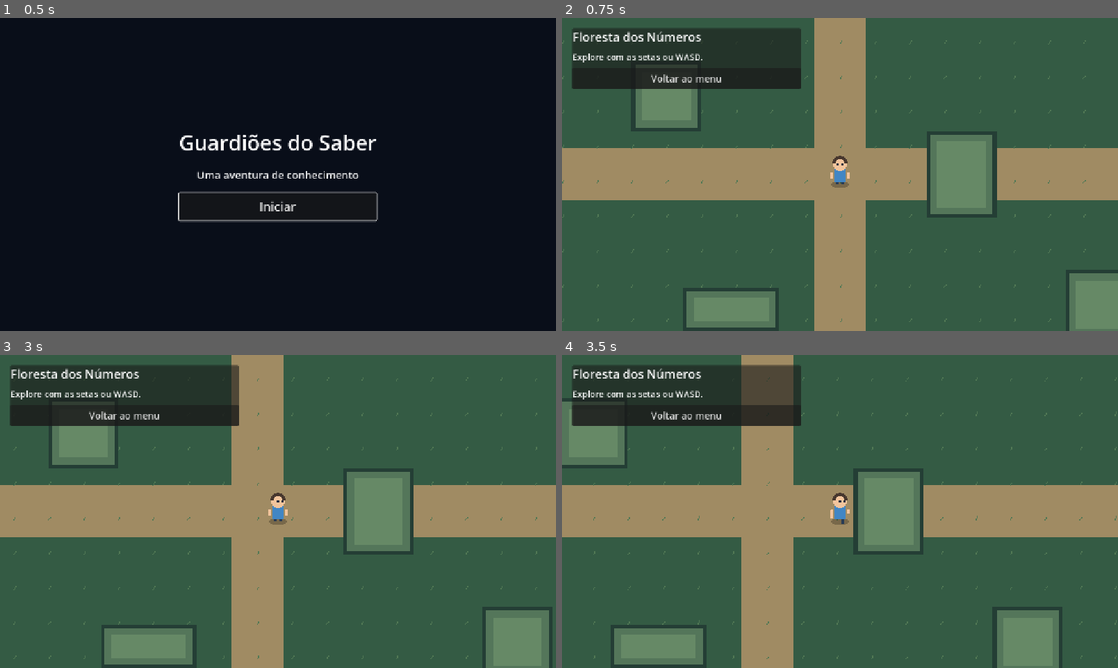
Above: before the commit, frames 1-4 (two rows, left to right).
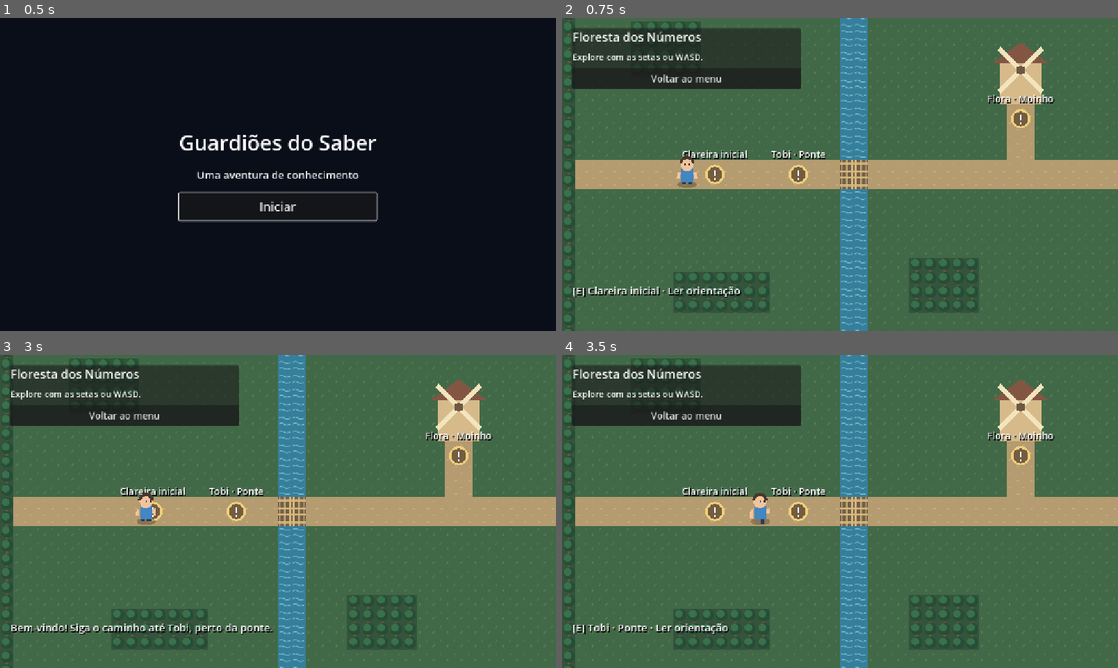
Above: after the commit, the same moments.

Repository: ArthurSalesse/Guardioes-do-Saber
Game: Godot game, scene res://scenes/main.tscn
Two runs of this game, one before a commit and one after it. Both use one fixed random seed, a clock stepped at 60 frames per second and the inputs below.
Inputs:
- Up to frame 1 (0.5 s): no input
- Up to frame 2 (0.75 s): click "Iniciar" at 0.5 s
- Up to frame 3 (3 s): click "Voltar ao menu" at 1.25 s; click "Iniciar" at 2 s; tap Enter at 2.75 s; hold Right (move_right) from 2.78 s (still down); hold E (interact, bound only after the commit) from 2.78 s (still down)
- Up to frame 4 (3.5 s): keep holding Right (move_right); keep holding E (interact, bound only after the commit)

Frame 1 is identical in both runs. In frame 2, 27% of the frame differs, in the area x 0-100%, y 0-100%; in frame 3, 30%; in frame 4, 30%.

Commit message:
feat: cria mapa da floresta e bloqueios por progresso (#6)

Diff:
--- /dev/null
+++ b/game/assets/forest_tiles.svg
@@ -0,0 +1,9 @@
+<svg xmlns="http://www.w3.org/2000/svg" width="224" height="32" viewBox="0 0 224 32">
+<rect width="32" height="32" fill="#426947"/><path d="M5 24l3-5m13-7l3-5" stroke="#608453" stroke-width="2"/>
+<rect x="32" width="32" height="32" fill="#b49b70"/><path d="M36 9h5m13 16h6" stroke="#c9b084" stroke-width="2"/>
+<rect x="64" width="32" height="32" fill="#367f9c"/><path d="M66 9q6-4 12 0t14 0M66 23q6-4 12 0t14 0" fill="none" stroke="#79bccc" stroke-width="2"/>
+<rect x="96" width="32" height="32" fill="#35543b"/><rect x="109" y="19" width="6" height="13" fill="#72523e"/><circle cx="112" cy="14" r="14" fill="#254d37"/><circle cx="109" cy="11" r="9" fill="#3a704b"/>
+<rect x="128" width="32" height="32" fill="#526473"/><path d="M131 29l3-23 14-4 10 12-2 15z" fill="#7e9197"/><path d="M136 9l10-3 7 9" fill="none" stroke="#b0bdbc" stroke-width="2"/>
+<rect x="160" width="32" height="32" fill="#ad7848"/><path d="M160 2h32m-32 9h32m-32 10h32m-32 9h32" stroke="#654f3a" stroke-width="2"/>
+<rect x="192" width="32" height="32" fill="#705e48"/><path d="M196 0v32m12-32v32m12-32v32M192 7h32m-32 18h32" stroke="#d7b77c" stroke-width="4"/>
+</svg>
--- a/game/project.godot
+++ b/game/project.godot
@@ -35,6 +35,11 @@
 "events": [Object(InputEventKey,"physical_keycode":4194322), Object(InputEventKey,"physical_keycode":83)]
 }
 
+interact={
+"deadzone": 0.2,
+"events": [Object(InputEventKey,"physical_keycode":69)]
+}
+
 [rendering]
 renderer/rendering_method="gl_compatibility"
 renderer/rendering_method.mobile="gl_compatibility"
--- /dev/null
+++ b/game/scenes/forest.tscn
@@ -0,0 +1,33 @@
+[gd_scene load_steps=4 format=3]
+[ext_resource type="Script" path="res://scripts/world.gd" id="1"]
+[ext_resource type="Script" path="res://scripts/mission_progress.gd" id="2"]
+[ext_resource type="PackedScene" path="res://scenes/interaction_point.tscn" id="3"]
+[node name="World" type="Node2D"]
+script = ExtResource("1")
+[node name="Ground" type="TileMapLayer" parent="."]
+z_index = -2
+[node name="Obstacles" type="TileMapLayer" parent="."]
+z_index = -1
+[node name="Progress" type="Node" parent="."]
+script = ExtResource("2")
+[node name="Points" type="Node2D" parent="."]
+[node name="Welcome" parent="Points" instance=ExtResource("3")]
+position = Vector2(352, 544)
+point_id = &"welcome"
+title = "Clareira inicial"
+instruction = "Bem-vindo! Siga o caminho até Tobi, perto da ponte."
+[node name="Bridge" parent="Points" instance=ExtResource("3")]
+position = Vector2(544, 544)
+point_id = &"bridge"
+title = "Tobi · Ponte"
+instruction = "A ponte precisa de 12 tábuas. Ajude Tobi na missão A Ponte Quebrada."
+[node name="Mill" parent="Points" instance=ExtResource("3")]
+position = Vector2(1056, 416)
+point_id = &"mill"
+title = "Flora · Moinho"
+instruction = "O moinho parou! Ajude Flora a distribuir 20 unidades de energia."
+[node name="Cave" parent="Points" instance=ExtResource("3")]
+position = Vector2(1632, 544)
+point_id = &"crystal"
+title = "Caverna do Cristal"
+instruction = "Aqui está o Cristal do Conhecimento. Três pedestais aguardam sua ajuda."
--- a/game/scenes/game.tscn
+++ b/game/scenes/game.tscn
@@ -1,7 +1,7 @@
 [gd_scene load_steps=4 format=3]
 
 [ext_resource type="Script" path="res://scripts/game.gd" id="1"]
-[ext_resource type="Script" path="res://scripts/world.gd" id="2"]
+[ext_resource type="PackedScene" path="res://scenes/forest.tscn" id="2"]
 [ext_resource type="PackedScene" path="res://scenes/player.tscn" id="3"]
 
 [node name="Game" type="Control"]
@@ -14,11 +14,10 @@
 mouse_filter = 2
 script = ExtResource("1")
 
-[node name="World" type="Node2D" parent="."]
-script = ExtResource("2")
+[node name="World" parent="." instance=ExtResource("2")]
 
 [node name="Player" parent="World" instance=ExtResource("3")]
-position = Vector2(960, 540)
+position = Vector2(288, 544)
 
 [node name="HUD" type="CanvasLayer" parent="."]
 
@@ -47,3 +46,16 @@
 layout_mode = 2
 theme_override_font_sizes/font_size = 22
 text = "Voltar ao menu"
+
+[node name="Message" type="Label" parent="HUD"]
+offset_left = 24.0
+offset_top = 610.0
+offset_right = 760.0
+offset_bottom = 702.0
+theme_override_colors/font_color = Color(1, 1, 1, 1)
+theme_override_colors/font_shadow_color = Color(0, 0, 0, 1)
+theme_override_constants/shadow_offset_x = 2
+theme_override_constants/shadow_offset_y = 2
+theme_override_font_sizes/font_size = 24
+autowrap_mode = 2
+text = "Procure os sinais de ! e pressione E para ler."
--- /dev/null
+++ b/game/scenes/interaction_point.tscn
@@ -0,0 +1,20 @@
+[gd_scene load_steps=3 format=3]
+[ext_resource type="Script" path="res://scripts/interaction_point.gd" id="1"]
+[sub_resource type="CircleShape2D" id="Range"]
+radius = 90.0
+[node name="InteractionPoint" type="Area2D"]
+collision_layer = 0
+collision_mask = 2
+script = ExtResource("1")
+[node name="Range" type="CollisionShape2D" parent="."]
+shape = SubResource("Range")
+[node name="Title" type="Label" parent="."]
+offset_left = -140.0
+offset_top = -62.0
+offset_right = 140.0
+offset_bottom = -28.0
+theme_override_colors/font_shadow_color = Color(0, 0, 0, 1)
+theme_override_constants/shadow_offset_x = 2
+theme_override_constants/shadow_offset_y = 2
+theme_override_font_sizes/font_size = 22
+horizontal_alignment = 1
--- a/game/scripts/game.gd
+++ b/game/scripts/game.gd
@@ -4,6 +4,7 @@
 
 
 func _ready() -> void:
+	$World.message_changed.connect(func(text: String): $HUD/Message.text = text)
 	$HUD/Panel/Content/Back.pressed.connect(func(): navigate.emit(&"menu"))
 	# Setas controlam o personagem; Tab ainda permite selecionar o botão.
 	$HUD/Panel/Content/Back.focus_neighbor_left = $HUD/Panel/Content/Back.get_path()
--- /dev/null
+++ b/game/scripts/interaction_point.gd
@@ -0,0 +1,20 @@
+extends Area2D
+
+@export var point_id: StringName
+@export var title := ""
+@export_multiline var instruction := ""
+
+
+func _ready() -> void:
+	$Title.text = title
+
+
+func contains_player(player: CharacterBody2D) -> bool:
+	return overlaps_body(player)
+
+
+func _draw() -> void:
+	draw_circle(Vector2.ZERO, 22, Color("f0cf7b"))
+	draw_circle(Vector2.ZERO, 17, Color("735d41"))
+	draw_line(Vector2(0, -9), Vector2(0, 3), Color.WHITE, 4)
+	draw_circle(Vector2(0, 10), 2, Color.WHITE)
--- /dev/null
+++ b/game/scripts/mission_progress.gd
@@ -0,0 +1,21 @@
+extends Node
+## Integração para os futuros controladores de missões; somente nesta sessão.
+
+signal changed
+const ORDER: Array[StringName] = [&"bridge", &"mill", &"crystal"]
+var _completed: Array[StringName] = []
+
+
+func is_completed(mission: StringName) -> bool:
+	return mission in _completed
+
+
+func complete_mission(mission: StringName) -> bool:
+	if mission not in ORDER or mission in _completed:
+		return false
+	var index := ORDER.find(mission)
+	if index > 0 and not is_completed(ORDER[index - 1]):
+		return false
+	_completed.append(mission)
+	changed.emit()
+	return true
--- a/game/scripts/world.gd
+++ b/game/scripts/world.gd
@@ -1,41 +1,142 @@
 extends Node2D
-## Área provisória; retângulos visuais e colisores compartilham a mesma geometria.
+## Layout determinístico: 60×34 tiles de 32px, três regiões sequenciais.
 
-const SIZE := Vector2(1920, 1080)
-const WALLS: Array[Rect2] = [
-	Rect2(0, 0, 1920, 32), Rect2(0, 1048, 1920, 32),
-	Rect2(0, 32, 32, 1016), Rect2(1888, 32, 32, 1016),
-]
-const OBSTACLES: Array[Rect2] = [
-	Rect2(1160, 440, 160, 200), Rect2(480, 280, 160, 160),
-	Rect2(600, 800, 220, 100), Rect2(1480, 760, 160, 160),
-]
+signal message_changed(text: String)
+signal interaction_requested(point_id: StringName)
+
+const GRASS := 0
+const PATH := 1
+const WATER := 2
+const TREE := 3
+const ROCK := 4
+const BRIDGE := 5
+const GATE := 6
+const BRIDGE_CELLS: Array[Vector2i] = [Vector2i(20, 16), Vector2i(21, 16), Vector2i(20, 17), Vector2i(21, 17)]
+const CAVE_GATE: Array[Vector2i] = [Vector2i(40, 16), Vector2i(40, 17)]
+const SPAWN := Vector2(288, 544)
+
+@onready var ground: TileMapLayer = $Ground
+@onready var obstacles: TileMapLayer = $Obstacles
+@onready var progress = $Progress
+var active_point: Area2D
+var _last_prompt := ""
 
 
 func _ready() -> void:
-	for rect in WALLS + OBSTACLES:
-		var body := StaticBody2D.new()
-		body.collision_layer = 1
-		body.collision_mask = 2
-		var collider := CollisionShape2D.new()
-		var shape := RectangleShape2D.new()
-		shape.size = rect.size
-		collider.shape = shape
-		body.position = rect.get_center()
-		body.add_child(collider)
-		add_child(body)
+	var tiles := _make_tileset()
+	ground.tile_set = tiles
+	ground.collision_enabled = false
+	obstacles.tile_set = tiles
+	_build_map()
+	progress.changed.connect(_apply_progress)
+	_apply_progress()
+
+
+func _make_tileset() -> TileSet:
+	var tiles := TileSet.new()
+	tiles.tile_size = Vector2i(32, 32)
+	tiles.add_physics_layer()
+	tiles.set_physics_layer_collision_layer(0, 1)
+	tiles.set_physics_layer_collision_mask(0, 2)
+	var atlas := TileSetAtlasSource.new()
+	atlas.texture = preload("res://assets/forest_tiles.svg")
+	atlas.texture_region_size = Vector2i(32, 32)
+	tiles.add_source(atlas, 0)
+	for index in range(7):
+		var coords := Vector2i(index, 0)
+		atlas.create_tile(coords)
+		if index in [WATER, TREE, ROCK, GATE]:
+			var data := atlas.get_tile_data(coords, 0)
+			data.set_collision_polygons_count(0, 1)
+			data.set_collision_polygon_points(0, 0, PackedVector2Array([
+				Vector2(-16, -16), Vector2(16, -16), Vector2(16, 16), Vector2(-16, 16)]))
+	return tiles
+
+
+func _build_map() -> void:
+	for x in range(60):
+		for y in range(34):
+			var cell := Vector2i(x, y)
+			var path := y in [16, 17] or (x in [32, 33] and y >= 12 and y <= 17)
+			ground.set_cell(cell, 0, Vector2i(PATH if path else GRASS, 0))
+			if x == 0 or x == 59 or y == 0 or y == 33:
+				obstacles.set_cell(cell, 0, Vector2i(TREE, 0))
+			elif x in [20, 21]:
+				obstacles.set_cell(cell, 0, Vector2i(WATER, 0))
+			elif x == 40:
+				obstacles.set_cell(cell, 0, Vector2i(ROCK, 0))
+	# Colisores dos edifícios; a entrada da caverna fica no caminho.
+	for rect in [Rect2i(32, 9, 2, 3), Rect2i(51, 12, 4, 4)]:
+		for x in range(rect.position.x, rect.end.x):
+			for y in range(rect.position.y, rect.end.y):
+				obstacles.set_cell(Vector2i(x, y), 0, Vector2i(ROCK, 0))
+	# Bosques longe do caminho central e dos pontos de interação.
+	for rect in [Rect2i(5, 6, 5, 4), Rect2i(8, 24, 7, 3), Rect2i(25, 23, 5, 4), Rect2i(46, 6, 6, 4)]:
+		for x in range(rect.position.x, rect.end.x):
+			for y in range(rect.position.y, rect.end.y):
+				obstacles.set_cell(Vector2i(x, y), 0, Vector2i(TREE, 0))
+
+
+func _apply_progress() -> void:
+	for cell in BRIDGE_CELLS:
+		ground.set_cell(cell, 0, Vector2i(BRIDGE, 0))
+		if progress.is_completed(&"bridge"):
+			obstacles.erase_cell(cell)
+		else:
+			obstacles.set_cell(cell, 0, Vector2i(GATE, 0))
+	for cell in CAVE_GATE:
+		if progress.is_completed(&"mill"):
+			obstacles.erase_cell(cell)
+		else:
+			obstacles.set_cell(cell, 0, Vector2i(GATE, 0))
+	queue_redraw()
+
+
+func _process(_delta: float) -> void:
+	var player := get_node_or_null("Player") as CharacterBody2D
+	active_point = null
+	var nearest := INF
+	if player:
+		for point in $Points.get_children():
+			var distance := player.global_position.distance_squared_to(point.global_position)
+			if point.contains_player(player) and distance < nearest:
+				active_point = point
+				nearest = distance
+	var prompt := "Explore com WASD ou setas. Procure os sinais de !."
+	if active_point:
+		prompt = "[E] " + active_point.title + " · Ler orientação"
+	if prompt != _last_prompt:
+		_last_prompt = prompt
+		message_changed.emit(prompt)
+
+
+func _unhandled_input(event: InputEvent) -> void:
+	if event.is_action_pressed("interact") and not event.is_echo():
+		interact()
+		get_viewport().set_input_as_handled()
+
+
+func interact() -> bool:
+	if not is_instance_valid(active_point):
+		return false
+	interaction_requested.emit(active_point.point_id)
+	var text: String = active_point.instruction
+	if active_point.point_id == &"crystal" and not progress.is_completed(&"mill"):
+		text = "Restaure a ponte e o moinho para chegar à caverna."
+	elif active_point.point_id in [&"bridge", &"mill", &"crystal"] and progress.is_completed(active_point.point_id):
+		text = "Esta missão já foi concluída. Continue sua aventura!"
+	message_changed.emit(text)
+	return true
 
 
 func _draw() -> void:
-	draw_rect(Rect2(Vector2.ZERO, SIZE), Color("345b44"))
-	draw_rect(Rect2(32, 480, 1856, 120), Color("a08b63"))
-	draw_rect(Rect2(900, 32, 120, 1016), Color("a08b63"))
-	for x in range(80, 1880, 80):
-		for y in range(80, 1040, 80):
-			draw_line(Vector2(x, y), Vector2(x + 5, y - 8), Color("527955"), 2)
-	for rect in WALLS:
-		draw_rect(rect, Color("233e32"))
-	for rect in OBSTACLES:
-		draw_rect(rect, Color("243e35"))
-		draw_rect(rect.grow(-8), Color("54765a"))
-		draw_rect(rect.grow(-24), Color("668966"))
+	# Marcos visuais originais: moinho, caverna e portal de passagem.
+	draw_rect(Rect2(1008, 288, 96, 96), Color("d6ba8a"))
+	draw_colored_polygon(PackedVector2Array([Vector2(992, 288), Vector2(1056, 240), Vector2(1120, 288)]), Color("835644"))
+	for offset in [Vector2(50, 50), Vector2(-50, 50)]:
+		draw_line(Vector2(1056, 304) - offset, Vector2(1056, 304) + offset, Color("f2e5bd"), 10)
+	draw_circle(Vector2(1056, 304), 10, Color("705744"))
+	draw_circle(Vector2(1696, 448), 76, Color("7d8b91"))
+	draw_rect(Rect2(1620, 448, 152, 64), Color("7d8b91"))
+	draw_circle(Vector2(1696, 466), 42, Color("26343b"))
+	draw_rect(Rect2(1654, 466, 84, 46), Color("26343b"))
--- /dev/null
+++ b/game/tests/forest_test.gd
@@ -0,0 +1,94 @@
+extends SceneTree
+
+var failures := 0
+
+
+func _initialize() -> void:
+	run.call_deferred()
+
+
+func check(condition: bool, message: String) -> void:
+	if not condition:
+		push_error(message)
+		failures += 1
+
+
+func ticks(count: int) -> void:
+	for i in range(count):
+		await physics_frame
+	await process_frame
+
+
+func reachable(world: Node, target: Vector2i) -> bool:
+	var visited := {}
+	var pending: Array[Vector2i] = [Vector2i(9, 17)]
+	while not pending.is_empty():
+		var cell: Vector2i = pending.pop_back()
+		if cell == target:
+			return true
+		if visited.has(cell) or cell.x < 0 or cell.x >= 60 or cell.y < 0 or cell.y >= 34:
+			continue
+		visited[cell] = true
+		var data: TileData = world.obstacles.get_cell_tile_data(cell)
+		if data and data.get_collision_polygons_count(0) > 0:
+			continue
+		for step in [Vector2i.LEFT, Vector2i.RIGHT, Vector2i.UP, Vector2i.DOWN]:
+			pending.append(cell + step)
+	return false
+
+
+func run() -> void:
+	var game = load("res://scenes/game.tscn").instantiate()
+	root.add_child(game)
+	var world = game.get_node("World")
+	var player = world.get_node("Player")
+	var progress = world.get_node("Progress")
+	await ticks(4)
+	check(world.ground is TileMapLayer and world.obstacles is TileMapLayer, "Camadas de tiles")
+	check(world.ground.get_used_cells().size() == 2040, "Mapa 60×34 completo")
+	check(reachable(world, Vector2i(17, 17)), "Tobi acessível da clareira")
+	check(not reachable(world, Vector2i(33, 13)), "Moinho bloqueado pela ponte")
+	check(not reachable(world, Vector2i(51, 17)), "Caverna bloqueada")
+	check(not progress.complete_mission(&"mill"), "Não permite missão fora de ordem")
+	check(not progress.complete_mission(&"unknown"), "Não aceita missão desconhecida")
+	var events: Array[StringName] = []
+	world.interaction_requested.connect(func(id: StringName): events.append(id))
+	player.position = Vector2(544, 544)
+	await ticks(4)
+	check(world.interact() and events == [&"bridge"], "Interação próxima emite ID da missão")
+	check(not progress.is_completed(&"bridge"), "Interagir não conclui missão")
+	player.position = Vector2(160, 800)
+	await ticks(4)
+	check(not world.interact(), "Não interage fora do alcance")
+	check(progress.complete_mission(&"bridge"), "Conclui ponte")
+	check(not progress.complete_mission(&"bridge"), "Conclusão idempotente")
+	await ticks(4)
+	check(reachable(world, Vector2i(33, 13)), "Moinho acessível após a ponte")
+	check(not reachable(world, Vector2i(51, 17)), "Caverna continua bloqueada")
+	player.position = Vector2(600, 544)
+	Input.action_press("move_right")
+	await ticks(40)
+	Input.action_release("move_right")
+	check(player.position.x > 704, "Passagem física pela ponte liberada")
+	player.position = Vector2(1216, 544)
+	Input.action_press("move_right")
+	await ticks(35)
+	Input.action_release("move_right")
+	check(player.position.x <= 1266.1, "Portão da caverna tem colisão antes do moinho")
+	check(progress.complete_mission(&"mill"), "Conclui moinho")
+	await ticks(4)
+	check(reachable(world, Vector2i(51, 17)), "Caverna acessível após moinho")
+	Input.action_press("move_right")
+	await ticks(30)
+	Input.action_release("move_right")
+	check(player.position.x > 1312, "Colisão do portão removida")
+	check(progress.complete_mission(&"crystal"), "Conclui sequência")
+	game.queue_free()
+	await process_frame
+	var fresh = load("res://scenes/forest.tscn").instantiate()
+	root.add_child(fresh)
+	check(not fresh.progress.is_completed(&"bridge"), "Nova aventura começa bloqueada")
+	fresh.queue_free()
+	await process_frame
+	print("Forest: %s" % ("PASS" if failures == 0 else "FAIL"))
+	quit(0 if failures == 0 else 1)
--- a/game/tests/movement_test.gd
+++ b/game/tests/movement_test.gd
@@ -34,7 +34,7 @@
 				keys.append(event.physical_keycode)
 		check(binding[1] in keys and binding[2] in keys, "Atalhos físicos: " + binding[0])
 	for action in ["move_left", "move_right", "move_up", "move_down"]:
-		player.position = Vector2(960, 540)
+		player.position = Vector2(288, 544)
 		var start: Vector2 = player.position
 		Input.action_press(action)
 		await ticks(12)
@@ -46,16 +46,16 @@
 		await ticks(2)
 		check(player.velocity == Vector2.ZERO and not player.walking, "Parada ao soltar")
 		check(player.animation_time == 0, "Animação ociosa")
-	player.position = Vector2(960, 540)
+	player.position = Vector2(288, 544)
 	Input.action_press("move_right")
 	Input.action_press("move_down")
 	await ticks(12)
-	check(is_equal_approx(player.position.y, 540), "Duas teclas não geram diagonal")
+	check(is_equal_approx(player.position.y, 544), "Duas teclas não geram diagonal")
 	check(is_equal_approx(player.velocity.length(), player.speed), "Sem ganho de velocidade")
 	Input.action_release("move_down")
-	# O obstáculo à direita começa em x=1160; o raio do jogador é 14.
-	await ticks(80)
-	check(player.position.x <= 1146.1, "Colisão com obstáculo")
+	# A ponte bloqueada começa em x=640; o raio do jogador é 14.
+	await ticks(110)
+	check(player.position.x <= 626.1, "Colisão com obstáculo")
 	check(not player.walking, "Parado contra parede não anima caminhada")
 	Input.action_release("move_right")
 	for sample in [
@@ -69,7 +69,7 @@
 		await ticks(60)
 		Input.action_release(sample[1])
 		check(player.position.x >= 45.9 and player.position.x <= 1874.1, "Limites horizontais")
-		check(player.position.y >= 35.9 and player.position.y <= 1024.1, "Limites verticais")
+		check(player.position.y >= 35.9 and player.position.y <= 1032.1, "Limites verticais")
 		camera.force_update_scroll()
 		var center := camera.get_screen_center_position()
 		var half := root.get_visible_rect().size / 2
Not shown, added: game/assets/forest_tiles.svg.import
Not shown, added: game/scripts/interaction_point.gd.uid
Not shown, added: game/scripts/mission_progress.gd.uid
Not shown, added: game/tests/forest_test.gd.uid
Not shown, changed: docs/GODOT.md
Not shown, added: docs/MAPA.md
